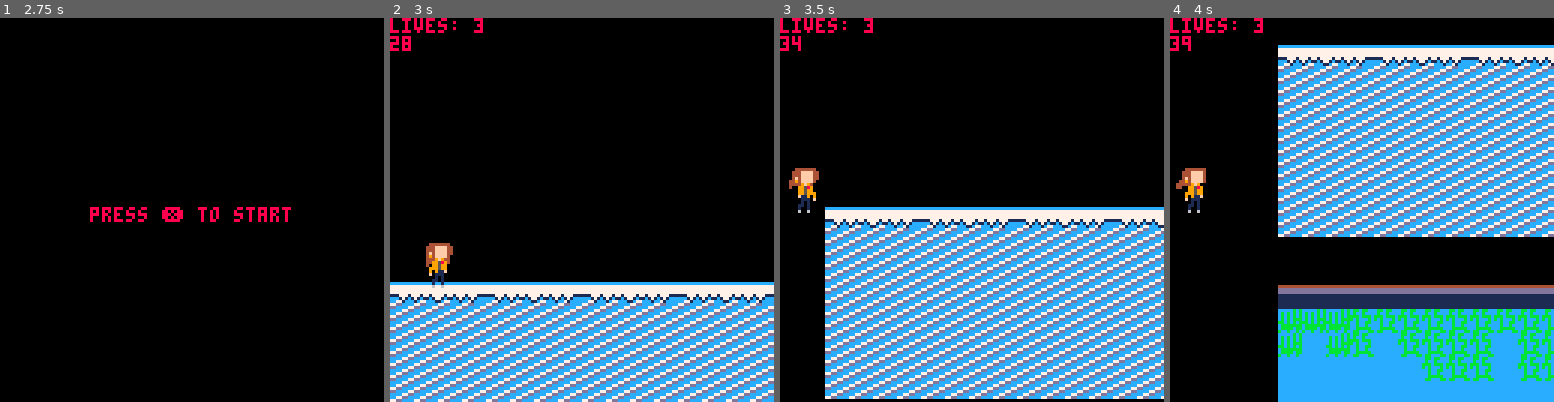
Above: before the commit, frames 1-4 (left to right).
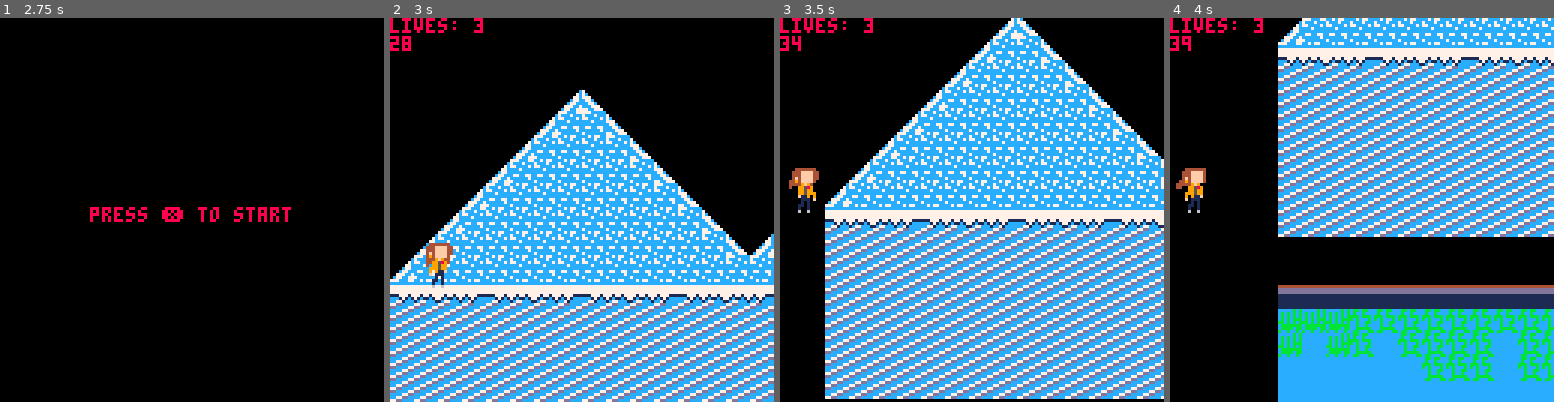
Above: after the commit, the same moments.

Repository: mrbryantguy/School-Route-Charlie
Game: PICO-8 cartridge One Cartidge/srch.p8
Two runs of this game, one before a commit and one after it. Both use one fixed random seed, a clock stepped at 60 frames per second and the inputs below.
Inputs:
- Up to frame 1 (2.75 s): tap X (X key) at 0.33, 1.07, 1.85 s; hold Right 1.6-2.1 s; hold Right from 2.47 s (still down)
- Up to frame 2 (3 s): keep holding Right; tap X (X key) at 2.97 s
- Up to frame 3 (3.5 s): release Right at 3.03 s; hold Left from 3.08 s (still down)
- Up to frame 4 (4 s): release Left at 3.58 s

Frame 1 is identical in both runs. In frame 2, 25% of the frame differs, in the area x 0-100%, y 18-69%; in frame 3, 25%; in frame 4, 4.8%.

Commit message:
Mountain Map Design

Diff:
--- a/One Cartidge/srch.p8
+++ b/One Cartidge/srch.p8
@@ -727,14 +727,14 @@
 function ball()
 end
 __gfx__
-00000000000000000000000000000000000000000000000000000000000000000000000000000000000000000077770000000000000000000000000000000000
-000000000000000000004000000000000000044444440000000004444444000000000444444400000000000007cccc7000000000000000000000000000000000
-007007000000000000044e00000000000000444ffff440000000444ffff440000000444ffff40000000000007cccccc700000000000000000000000000000000
-00077000000000000044ee40000000000000444ffff440000000444ffff440000000444ffff4000000000000cc77cc7c00000000000000000000000000000000
-00077000000000000044e4444000000000004f4ffff4400000004f4ffff4400000004f4ffff4000000000000cccc7ccc00000000000000000000000000000000
-0070070000000000000004444e0000000000494ffff400000004494ffff400000004494ffff4000000000000cccccccc00000000000000000000000000000000
-000000000000000000000444e400000000004449f944000000044449f940000000444449f90000000000000007cccc7000000000000000000000000000000000
-00000000000000000004404e444000000000449958940000000400995890000000440099589000000000000000c7cc0000000000000000000000000000000000
+0000000000000000000000000000000000000000000000000000000000000000000000000000000000000000007777000000000c700000007ccc7cccc000000c
+0000000000000000000040000000000000000444444400000000044444440000000004444444000000000000071111700000007c7c00000077cccc7cc700007c
+007007000000000000044e00000000000000444ffff440000000444ffff440000000444ffff4000000000000711111170000077c77700000ccc7ccccccc0077c
+00077000000000000044ee40000000000000444ffff440000000444ffff440000000444ffff4000000000000117711710000c77cc77c0000ccccccccccccc77c
+00077000000000000044e4444000000000004f4ffff4400000004f4ffff4400000004f4ffff400000000000011117111000c77cccc77c000c77cc77c7ccc77cc
+0070070000000000000004444e0000000000494ffff400000004494ffff400000004494ffff40000000000001111111100777cc7ccc77700cccccc7ccc777cc7
+000000000000000000000444e400000000004449f944000000044449f940000000444449f900000000000000071111700c77cc7777cc77707ccccccccc77cc77
+00000000000000000004404e444000000000449958940000000400995890000000440099589000000000000000171100777ccc77777ccccccc7c77cc777ccc77
 0000000000000000000000e4e4440400000040995990000000000099599000000000009959900000000000000000000000000000000000000000000000000000
 00000000000000000000000000640000000009995990000000000099599900000000099959900000000000000000000000000000000000000000000000000000
 000000000000000000000006060460000000090911f00000000000f1190900000000090911f00000000000000000000000000000000000000000000000000000
@@ -799,14 +799,14 @@
 0080000000000000000000080000000000000000000000000000000000000000040000000000000000000000000000000400000000000000000000000000000003030303131313130000000000000000030303031313131300000000000000000303030313131313000000000000000003030303131313130000000000000000
 1010101010101010000000000000000010101010101010100000000000000000101010101010101000000000000000001010101010101010000000000000000000000000000000000000000000000000000000000000000000000000000000000000000000000000000000000000000000000000000000000000000000000000
 __map__
-0000000000000000000000000000000000000000000000000000000000000000000000000000000000000000000000000000000000000000000000000000000000000000000000000000000000000000000000000000000000000000000000000000000000000000000000000000000000000000000000000000000000000000
-0000000000000000000000000000000000000000000000000000000000000000000000000000000000000000000000000000000000000000000000000000000000000000000000000000000000000000000000000000000000000000000000000000000000000000000000000000000000000000000000000000000000000000
-0000000000000000000000000000000000000000000000000000000000000000000000000000000000000000000000000000000000000000000000000000000000000000000000000000000000000000000000000000000000000000000000000000000000000000000000000000000000000000000000000000000000000000
-0000000000000000000000000000000000000000000000000000000000000000000000000000000000000000000000000000000000000000000000000000000000000000000000000000000000000000000000000000000000000000000000000000000000000000000000000000000000000000000000000000000000000000
-0000000000000000000000000000000000000000000000000000000000000000000000000000000000000000000000000000000000000000000000000000000000000000000000000000000000000000000000000000000000000000000000000000000000000000000000000000000000000000000000000000000000000020
-0000000000000000000000000000000000000000000000000000000000000000000000000000000000000000000000000000000000000000000000000000000000000000000000000000000000000000000000000000000000000000000000000000000000000000000000000000000000000000000000000000000000000030
-0000000000000000000000000000000000000000000000000000000000000000000000000000000000000000000000000000000000000000000000000000000000000000000000000000000000000000000000000000000000000000000000000000000000000000000000000000000000000000000000000000000000000030
-0000000000000000000000000000000000000000000000000000000000000000000000000000000000000000000000000000000000000000000000000000000000000000000000000000000000000000000000000000000000000000000000000000000000000000000000000000000000000000000000000000000000000030
+000000000000000c0d000000000000000000000000000000000000000000000000000000000000000000000000000000000000000000000000000000000c0d0000000000000000000000000000000c0d000000000000000000000000000000000000000000000000000000000000000000000000000000000000000000000000
+0000000000000c0e0e0d00000000000000000000000000000000000000000000000000000000000000000000000000000000000000000000000000000c0e0e0d000000000000000000000000000c0e0e0d0000000000000000000000000000000000000000000000000000000000000000000000000000000000000000000000
+00000000000c0e0e0e0e0d0000000000000000000000000000000000000000000000000000000000000000000000000000000000000000000000000c0e0e0e0e0d00000000000000000000000c0e0e0e0e0d00000000000000000000000000000000000000000000000000000000000000000000000000000000000000000000
+000000000c0e0e0e0e0e0e0d000000000000000000000000000000000c0d00000000000000000000000000000000000000000000000c0d0000000c0e0e0e0e0e0e0d0000000000000000000c0e0e0e0e0e0e0d000000000000000000000000000000000c0d000000000000000000000000000000000000000000000000000000
+0000000c0e0e0e0e0e0e0e0e0d000000000c0d00000000000000000c0e0e0d000000000000000c0d0000000000000000000000000c0e0e0d000c0e0e0e0e0e0e0e0e0d000000000000000c0e0e0e0e0e0e0e0e0d000000000c0d00000000000000000c0e0e0d000000000000000c0d0000000000000000000c0d000000000020
+00000c0e0e0e0e0e0e0e0e0e0e0d00000c0e0e0d0000000000000c0e0e0e0e0d00000000000c0e0e0d000000000000000000000c0e0e0e0e0f0e0e0e0e0e0e0e0e0e0e0d00000000000c0e0e0e0e0e0e0e0e0e0e0d00000c0e0e0d0000000000000c0e0e0e0e0d00000000000c0e0e0d000000000000000c0e0e0d0000000030
+000c0e0e0e0e0e0e0e0e0e0e0e0e0d0c0e0e0e0e0d000000000c0e0e0e0e0e0e0d0000000c0e0e0e0e0d000000000000000c0f0e0e0e0e0e0e0e0e0e0e0e0e0e0e0e0e0e0d0000000c0e0e0e0e0e0e0e0e0e0e0e0e0d0c0e0e0e0e0d000000000c0e0e0e0e0e0e0d0000000c0e0e0e0e0d00000000000c0e0e0e0e0d00000030
+0c0e0e0e0e0e0e0e0e0e0e0e0e0e0e0e0e0e0e0e0e0d00000c0e0e0e0e0e0e0e0e0d000c0e0e0e0e0e0e0d00000c0d000c0e0e0e0e0e0e0e0e0e0e0e0e0e0e0e0e0e0e0e0e0d000c0e0e0e0e0e0e0e0e0e0e0e0e0e0e0e0e0e0e0e0e0d00000c0e0e0e0e0e0e0e0e0d000c0e0e0e0e0e0e0d0000000c0e0e0e0e0e0e0d000030
 4445464744454647444546474445464744454647444546474445464445464744454647444546474445464744454647444546474445464744454647444546474444444444444444444444444444444444444444444444444444444444444444444444444444444444444444444444444444444444444444444444444444444444
 6465666764656667747576777475767774757677747576777475767764656667646566676465666764656667646566676465666764656667646566676465666754545454545454545454545454545454545454545454545454545454545454545454545454545454545454545454545454545454545454545454545454545454
 7475767774757677646566676465666764656667646566676465666774757677747576777475767774757677747576777475767774757677747576775455565754545454545454545454545454545454545454545454545454545454545454545454545454545454545454545454545454545454545454545454545454545454
